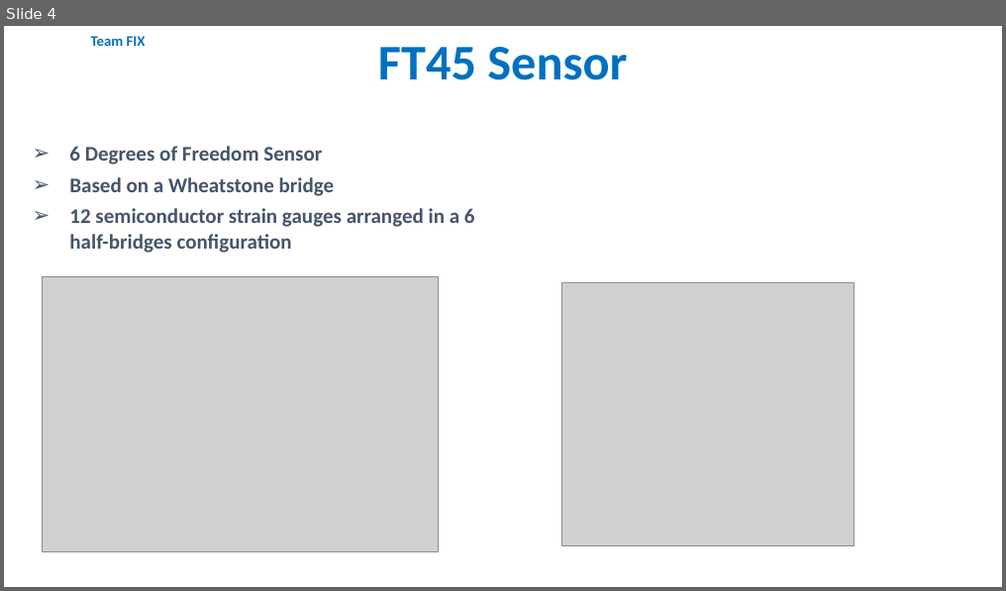
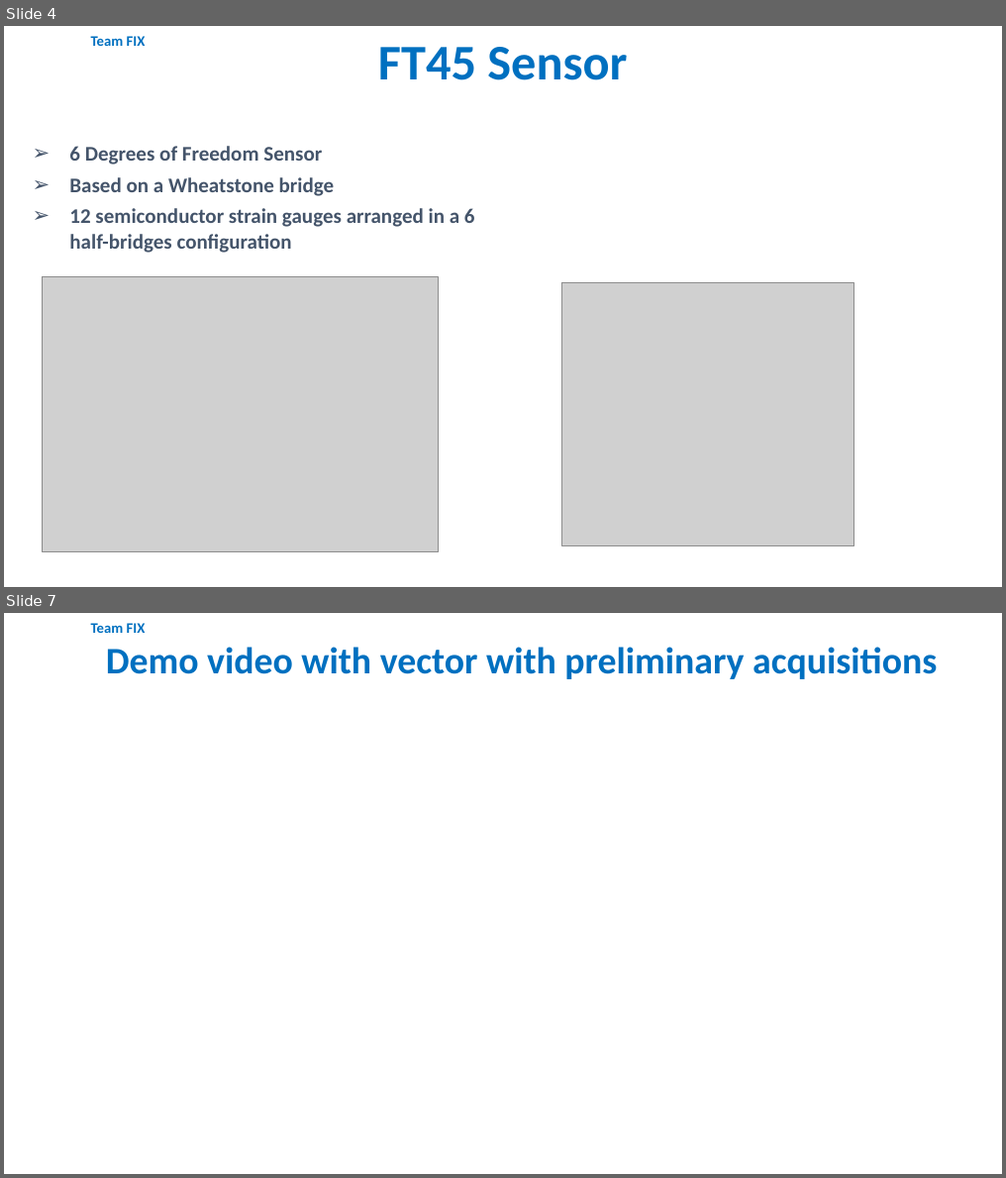
Before and after one commit to icub-tech-iit/ft-sensors-simulink, a slide deck: assets/camozzi_presentation_20220111.pptx. Shown one above the other, each under a label of ours: slide 4 before the commit, slides 4 and 7 after it; the slides between them are not shown. The pictures are 1006x591 and 1006x1178 pixels, drawn with LibreOffice and Linux fonts; fonts in the diff are those of the drawing; grey boxes stand for pictures; background and template pictures are left out. Boxes give left, top, right and bottom in pixels: in the first picture for what was removed or moved away, otherwise in the second. Text is boxed around its words. In the diff, an @@ line names an element or a change of style, - is before the commit and + after.

```diff
--- a/assets/camozzi_presentation_20220111.pptx
+++ b/assets/camozzi_presentation_20220111.pptx
@@ slide 7 added at (4,613,1002,1174), background #FFFFFF; not listed: 1 template element that a slide beside it also shows @@
@@ text added at (106,647,937,679), 36 pt, text #0070C0, bold @@
+Demo video with vector with preliminary acquisitions
```
Also in this commit, not shown: 2 slides changed, 2 other files.
